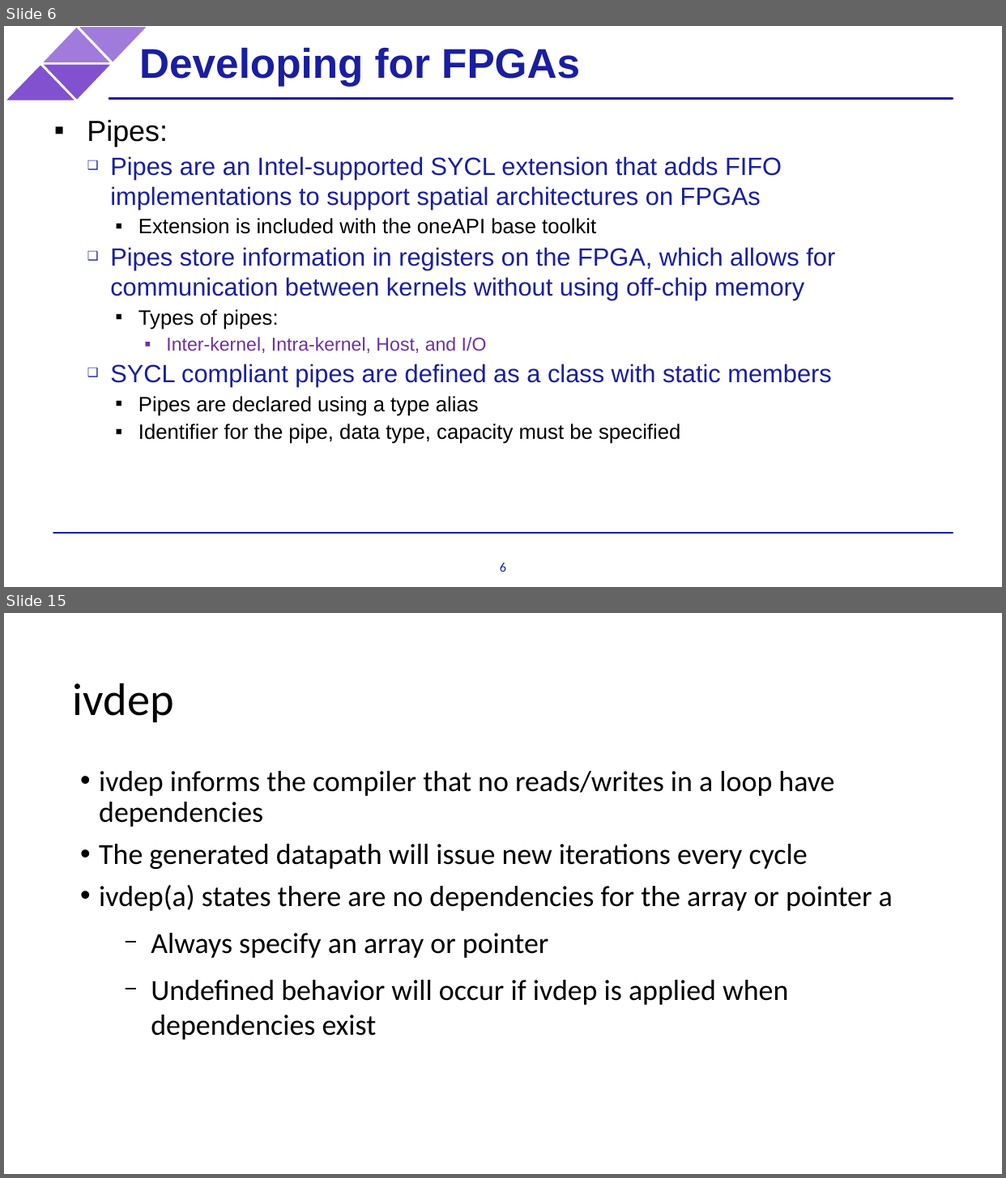
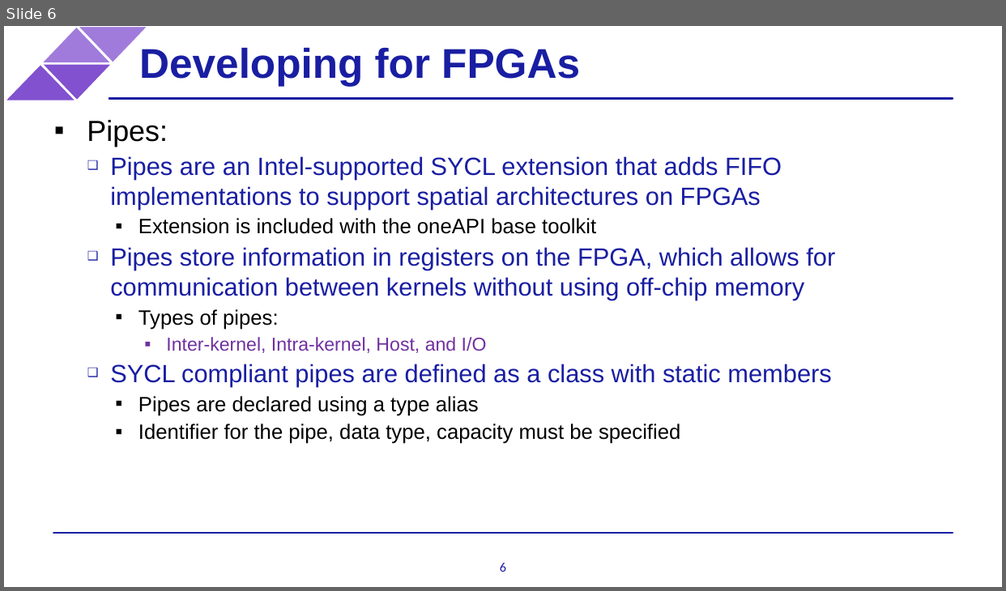
Before and after one commit to BenjaminMFindley/Reconfig-2-SYCL-DPCPP, a slide deck: Slides/SYCL_FPGA.pptx. Shown one above the other, each under a label of ours: slides 6 and 15 before the commit, slide 6 after it; the slides between them are not shown. The pictures are 1006x1178 and 1006x591 pixels, drawn with LibreOffice and Linux fonts; fonts in the diff are those of the drawing; background and template pictures are left out. Boxes give left, top, right and bottom in pixels: in the first picture for what was removed or moved away, otherwise in the second. Text is boxed around its words. In the diff, an @@ line names an element or a change of style, - is before the commit and + after.

```diff
--- a/Slides/SYCL_FPGA.pptx
+++ b/Slides/SYCL_FPGA.pptx
@@ slide 15 removed at [4,613,1002,1174], background #FFFFFF @@
@@ text removed at [73,683,174,722] @@
-ivdep
@@ text removed at [99,771,893,1040] @@
-• ivdep informs the compiler that no reads/writes in a loop have dependencies
-• The generated datapath will issue new iterations every cycle
-• ivdep(a) states there are no dependencies for the array or pointer a
-  − Always specify an array or pointer
-  − Undefined behavior will occur if ivdep is applied when dependencies exist
```
Also in this commit, not shown: 3 slides added, 8 other slides removed, 1 other file.
